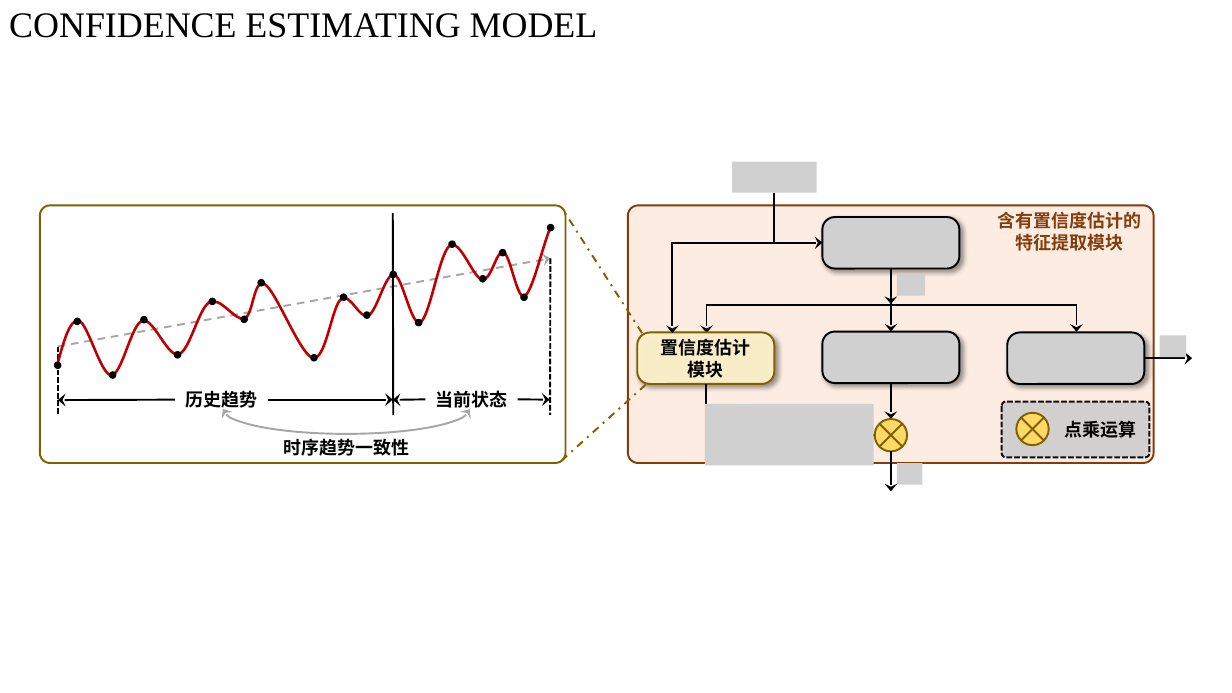
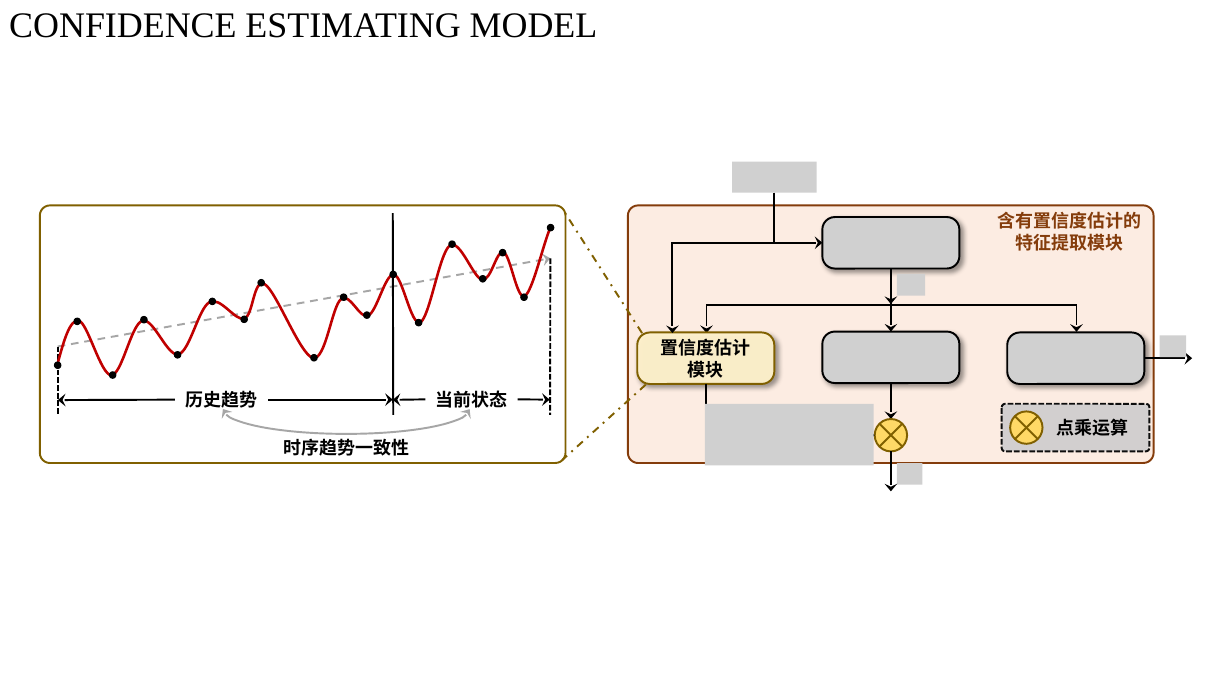
Before and after one commit to KarryRen/MgRL-CE, a slide deck: slide 2 of images/MgRL_CE_Images.pptx. Drawn at 1232x693 pixels with LibreOffice and Linux fonts; fonts in the diff are those of the drawing; grey boxes stand for pictures. Boxes give left, top, right and bottom in pixels: in the first picture for what was removed or moved away, otherwise in the second. Text is boxed around its words. In the diff, an @@ line names an element or a change of style, - is before the commit and + after.

```diff
--- a/images/MgRL_CE_Images.pptx
+++ b/images/MgRL_CE_Images.pptx
@@ rounded rectangle resized from (x1=1002, y1=402, x2=1150, y2=457) to (x1=1002, y1=404, x2=1150, y2=451) @@
@@ 2 lines, 1 ellipse moved together from (x1=1017, y1=413, x2=1049, y2=445) to (x1=1010, y1=411, x2=1043, y2=444) @@
@@ text "点乘运算" moved from (x1=1065, y1=420, x2=1137, y2=438) to (x1=1056, y1=418, x2=1128, y2=436) @@
```
Also in this commit, not shown: 1 other slide changed, 2 other files.
